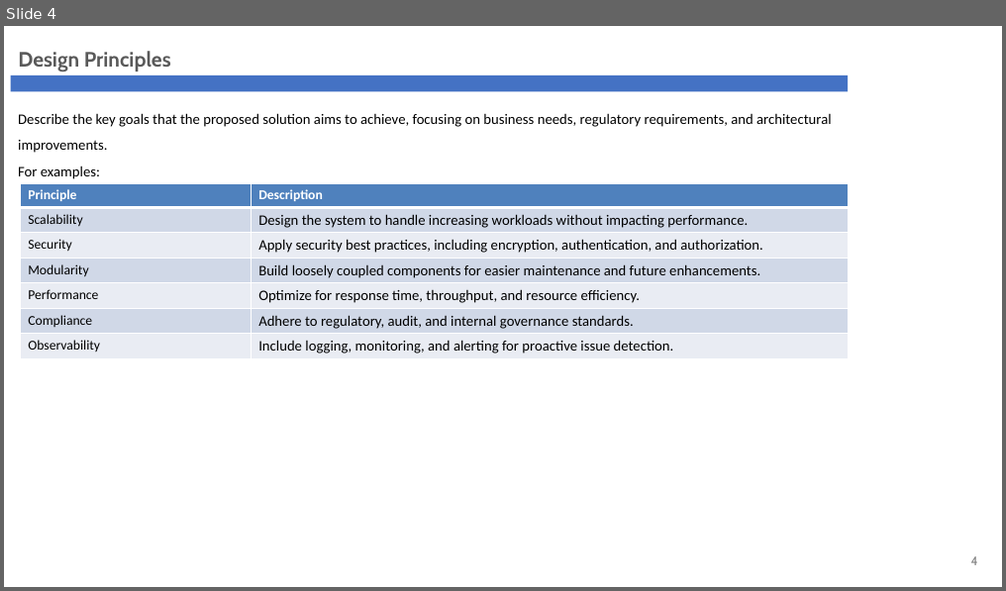
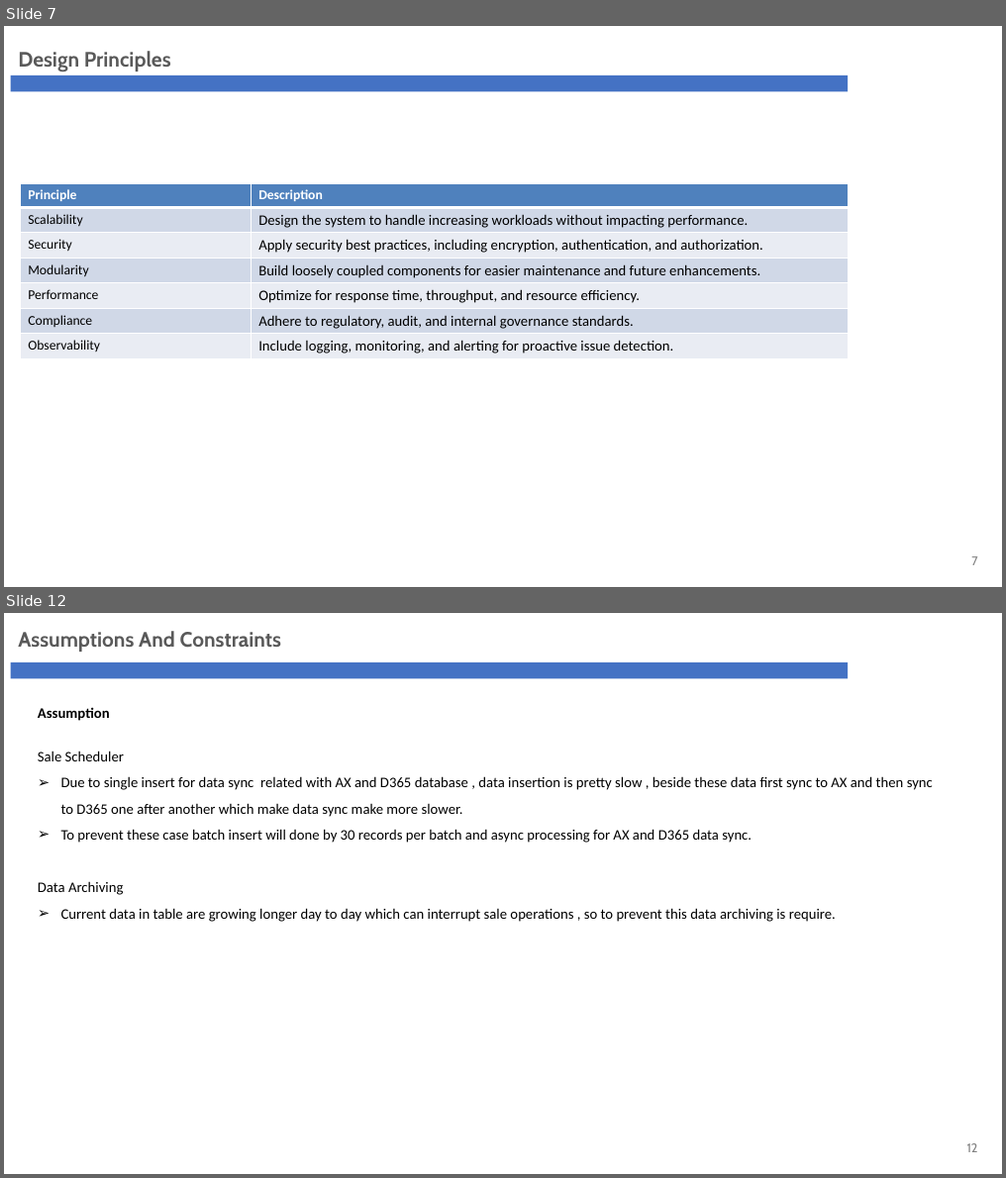
Before and after one commit to phyothuhan26/MySolutions, a slide deck: GandG_YPS/Presentation/G&G_Revamp_ARB.pptx. Shown one above the other, each under a label of ours: slide 4 before the commit, slides 7 and 12 after it; the slides between them are not shown. The pictures are 1006x591 and 1006x1178 pixels, drawn with LibreOffice and Linux fonts; fonts in the diff are those of the drawing; background and template pictures are left out. Boxes give left, top, right and bottom in pixels: in the first picture for what was removed or moved away, otherwise in the second. Text is boxed around its words. In the diff, an @@ line names an element or a change of style, - is before the commit and + after.

```diff
--- a/GandG_YPS/Presentation/G&G_Revamp_ARB.pptx
+++ b/GandG_YPS/Presentation/G&G_Revamp_ARB.pptx
@@ slide 12 added at <box>4,613,1002,1174</box>, background #FFFFFF; not listed: 1 template element that a slide beside it also shows @@
@@ text added at <box>18,631,281,652</box>, 20 pt, text #595959, bold @@
+Assumptions And Constraints
@@ text added at <box>38,707,933,922</box>, 14 pt, text #000000 @@
+Assumption
+Sale Scheduler
+➢ Due to single insert for data sync related with AX and D365 database , data insertion is pretty slow , beside these data first sync to AX and then sync to D365 one after another which make data sync make more slower.
+➢ To prevent these case batch insert will done by 30 records per batch and async processing for AX and D365 data sync.
+Data Archiving
+➢ Current data in table are growing longer day to day which can interrupt sale operations , so to prevent this data archiving is require.
@@ page number added at <box>967,1144,978,1153</box>, 12 pt, text #808080 @@
+12
@@ what was slide 4 is now slide 7 @@
@@ slide 7 changed as well @@
@@ text removed at <box>18,113,831,179</box> @@
-Describe the key goals that the proposed solution aims to achieve, focusing on business needs, regulatory requirements, and architectural improvements.
-For examples:
@@ page number at <box>971,557,977,566</box>: text changed @@
-4
+7
```
Also in this commit, not shown: 3 other slides changed, 20 other slides added, 16 slides removed, 16 other files.
